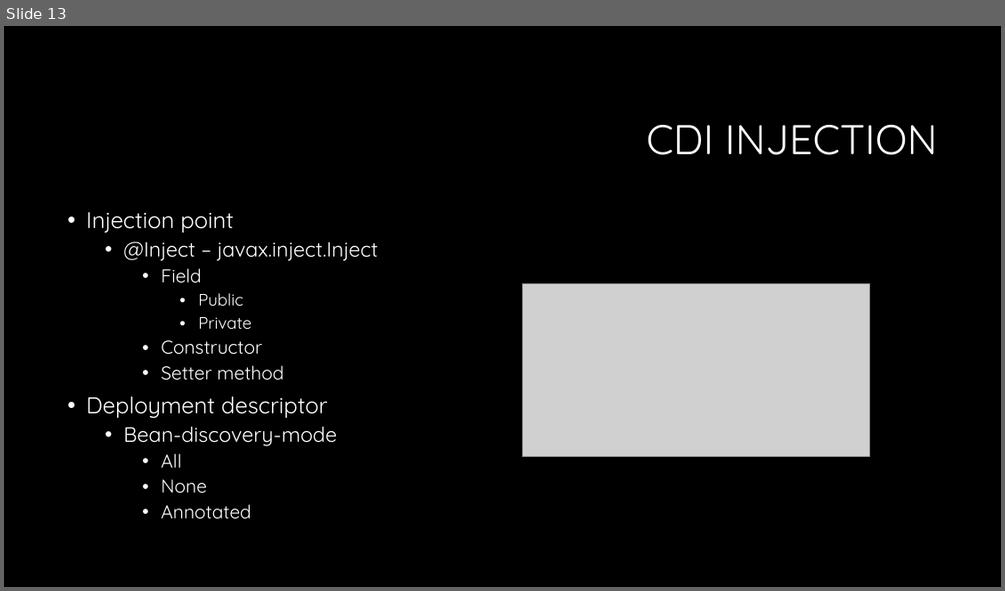
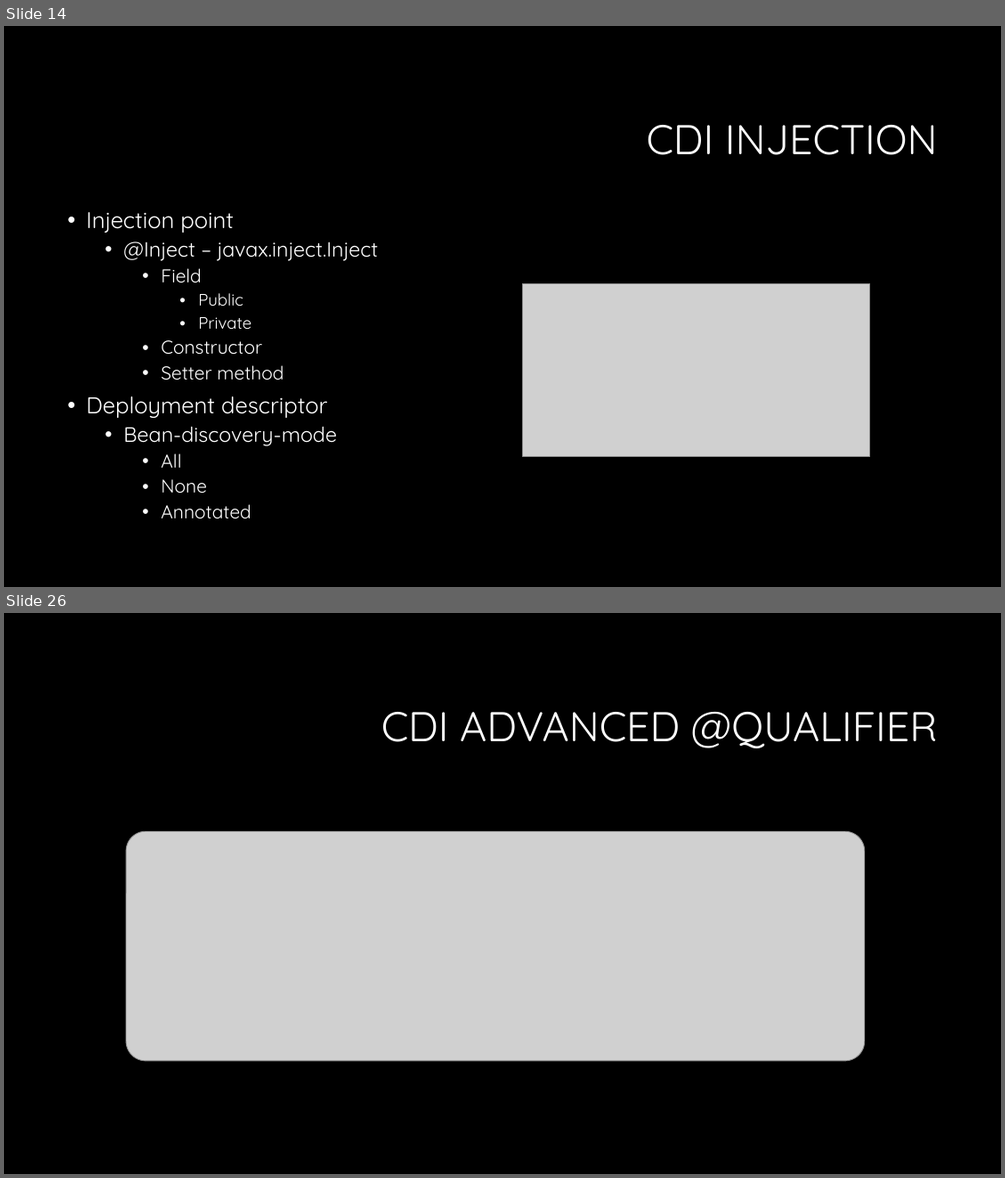
Before and after one commit to Crypto93/CDI_overview, a slide deck: CDI_overview_presentation.pptx. Shown one above the other, each under a label of ours: slide 13 before the commit, slides 14 and 26 after it; the slides between them are not shown. The pictures are 1005x591 and 1005x1178 pixels, drawn with LibreOffice and Linux fonts; fonts in the diff are those of the drawing; grey boxes stand for pictures; background and template pictures are left out. Boxes give left, top, right and bottom in pixels: in the first picture for what was removed or moved away, otherwise in the second. Text is boxed around its words. In the diff, an @@ line names an element or a change of style, - is before the commit and + after.

```diff
--- a/CDI_overview_presentation.pptx
+++ b/CDI_overview_presentation.pptx
@@ slide 26 added at (4, 613, 1001, 1174), background #000000 @@
@@ title added at (381, 712, 938, 748), 40 pt, text #FFFFFF @@
+CDI ADVANCED @QUALIFIER
@@ picture added at (126, 831, 865, 1061) @@
@@ what was slide 13 is now slide 14 @@
```
Also in this commit, not shown: 1 slide changed, 27 other slides added.
